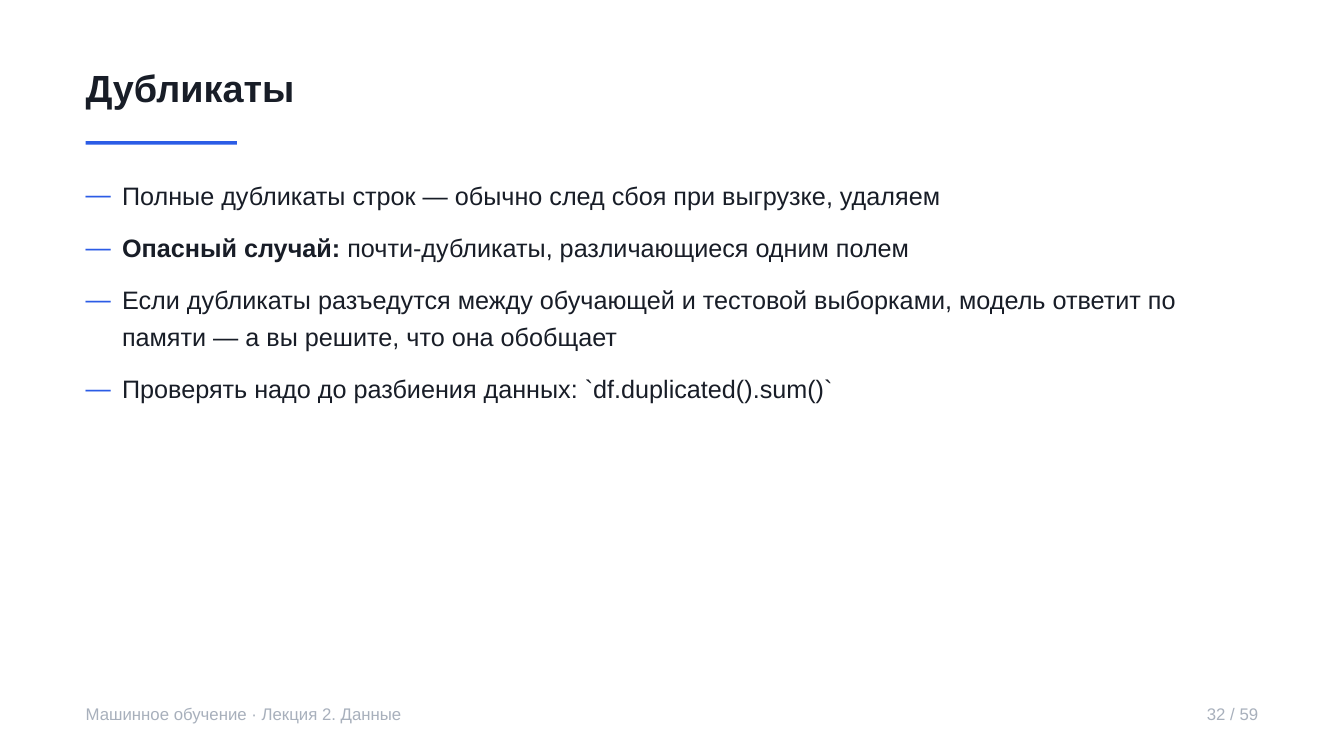
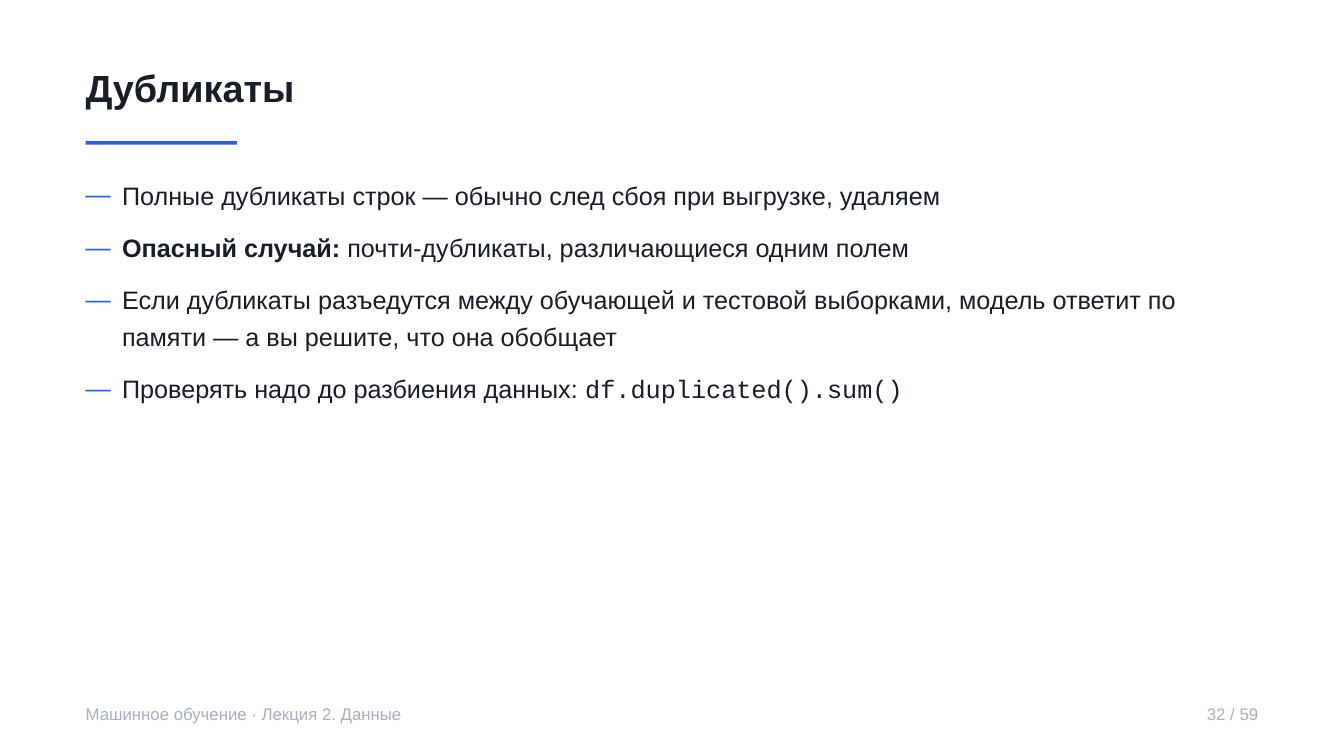
Before and after one commit to rustam-azimov/ml-course-spbu, a slide deck: slide 32 of lectures/lecture02.pptx. Drawn at 1344x756 pixels with LibreOffice and Linux fonts; fonts in the diff are those of the drawing. Boxes give left, top, right and bottom in pixels: in the first picture for what was removed or moved away, otherwise in the second. Text is boxed around its words. In the diff, an @@ line names an element or a change of style, - is before the commit and + after.

```diff
--- a/lectures/lecture02.pptx
+++ b/lectures/lecture02.pptx
@@ text at (122, 379, 903, 404): text changed @@
-— Проверять надо до разбиения данных: `df.duplicated().sum()`
+— Проверять надо до разбиения данных: df.duplicated().sum()
```
Also in this commit, not shown: 3 other slides changed, 3 other files.
